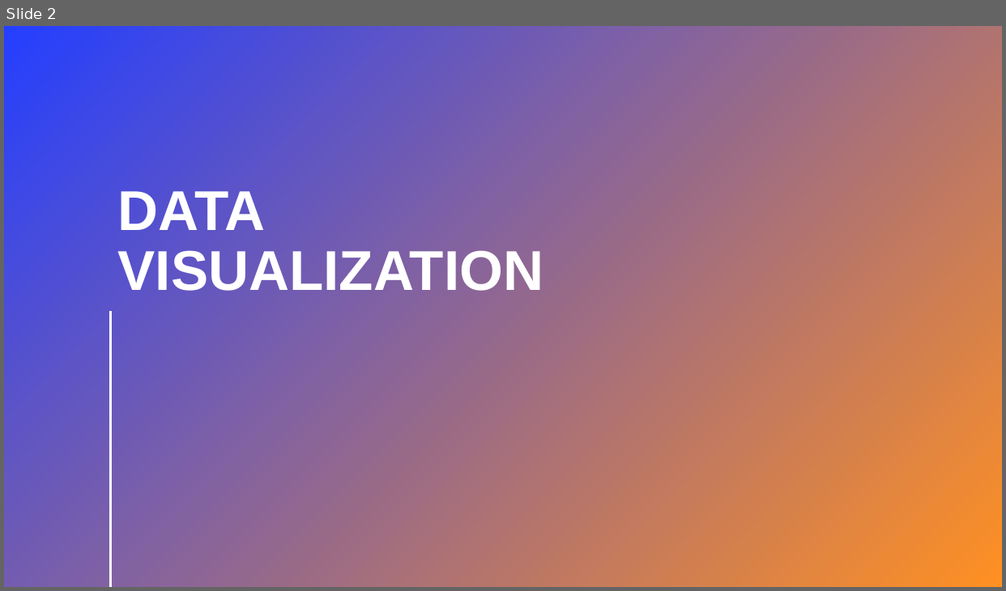
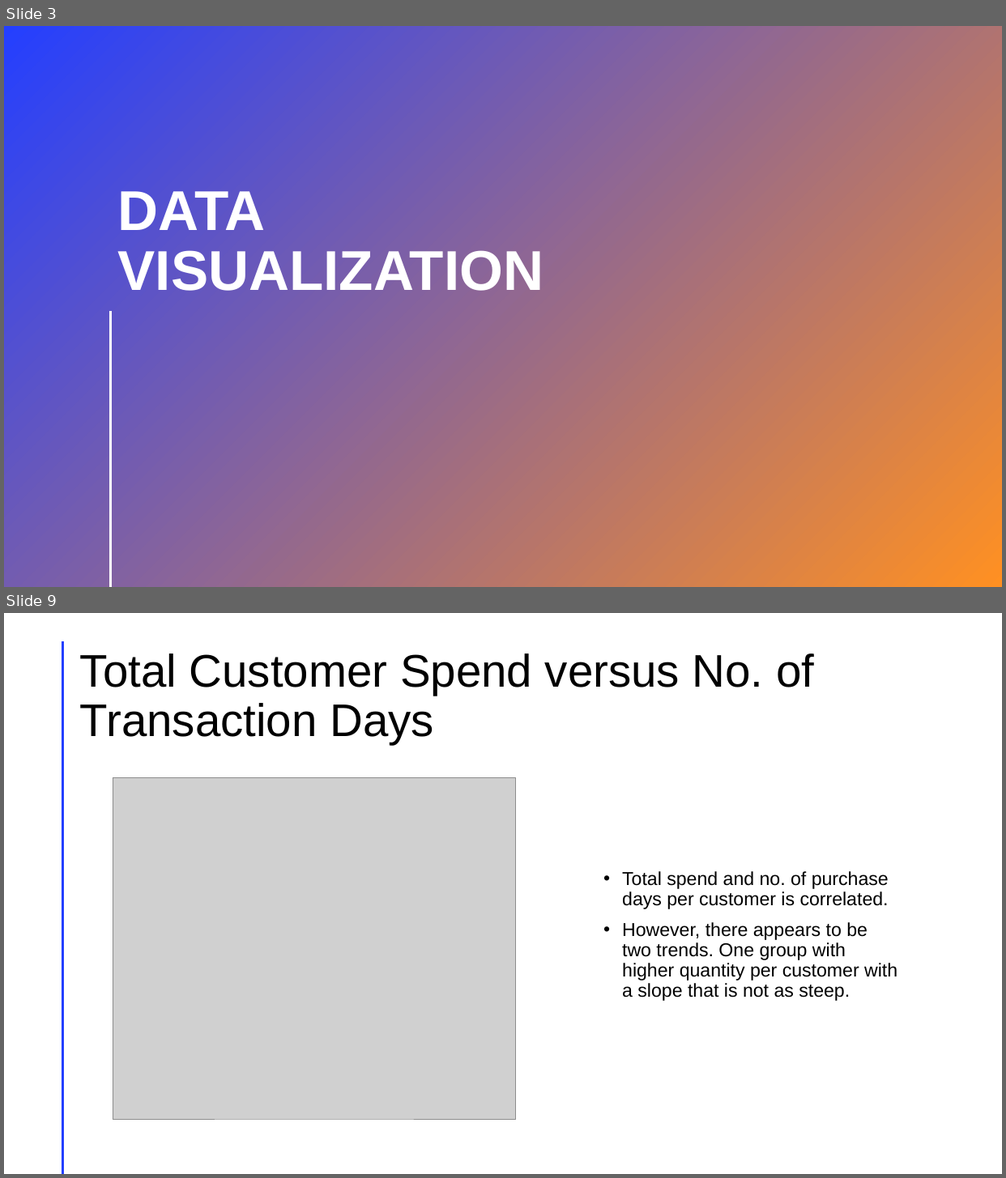
Before and after one commit to lotus17/springboard, a slide deck: Capstone 1_CLTV Calculation e-Commerce Project.pptx. Shown one above the other, each under a label of ours: slide 2 before the commit, slides 3 and 9 after it; the slides between them are not shown. The pictures are 1006x591 and 1006x1178 pixels, drawn with LibreOffice and Linux fonts; fonts in the diff are those of the drawing; grey boxes stand for pictures. Boxes give left, top, right and bottom in pixels: in the first picture for what was removed or moved away, otherwise in the second. Text is boxed around its words. In the diff, an @@ line names an element or a change of style, - is before the commit and + after.

```diff
--- a/Capstone 1_CLTV Calculation e-Commerce Project.pptx
+++ b/Capstone 1_CLTV Calculation e-Commerce Project.pptx
@@ slide 9 added at (4,613,1002,1174), background #FFFFFF; not listed: 1 template element that a slide beside it also shows @@
@@ title added at (80,653,814,745), 44 pt, text #000000 @@
+Total Customer Spend versus No. of Transaction Days
@@ picture added at (113,777,515,1119) @@
@@ text added at (622,871,897,1001), 18 pt, text #000000 @@
+• Total spend and no. of purchase days per customer is correlated.
+• However, there appears to be two trends. One group with higher quantity per customer with a slope that is not as steep.
@@ what was slide 2 is now slide 3 @@
```
Also in this commit, not shown: 1 slide changed, 6 other slides added.
